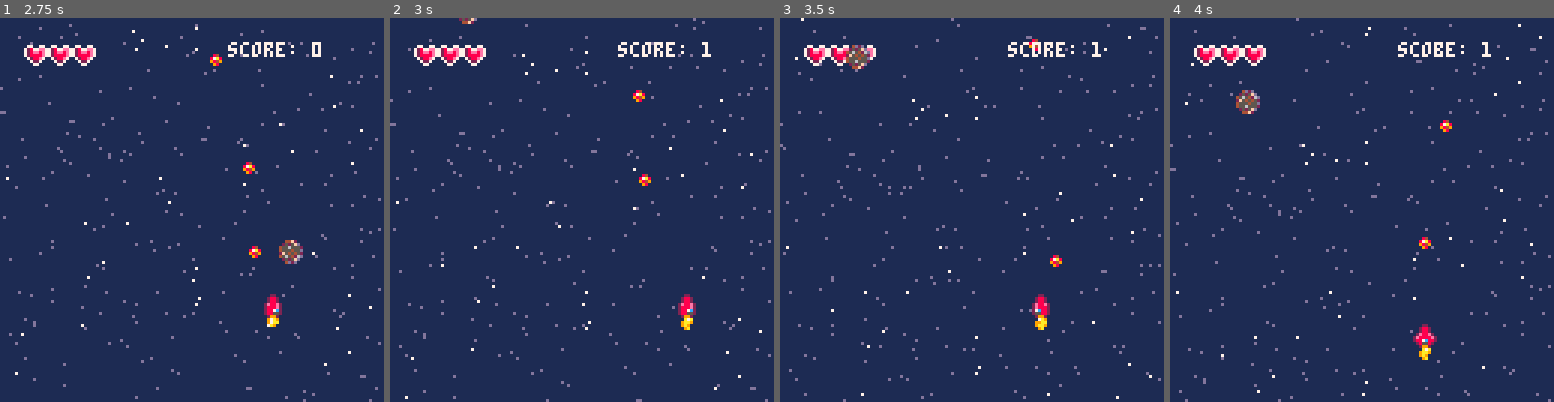
Above: before the commit, frames 1-4 (left to right).
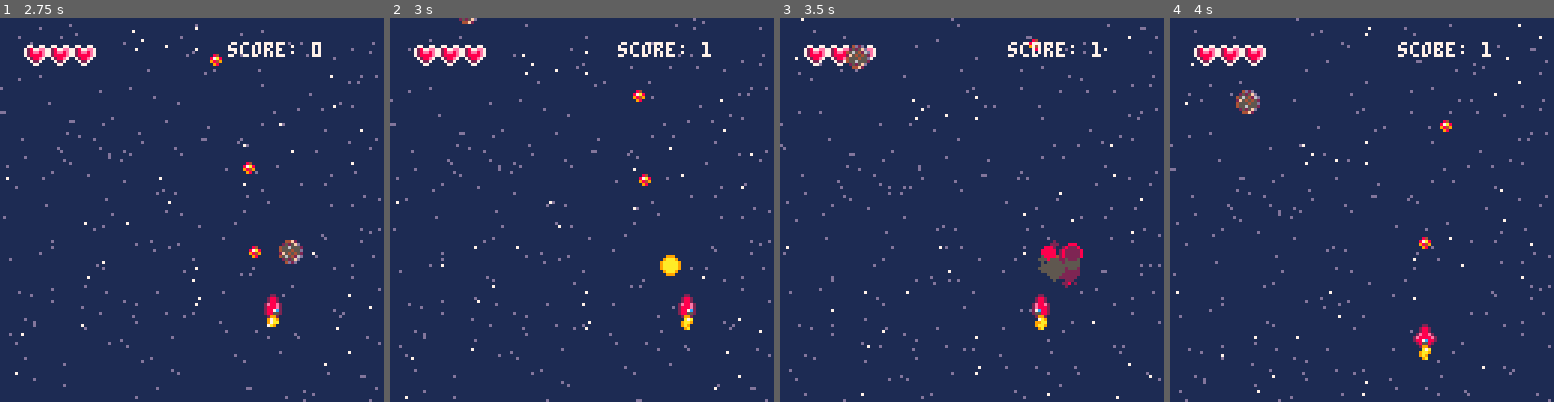
Above: after the commit, the same moments.

Repository: ivangiubilei/spaceshooter
Game: PICO-8 cartridge spaceshooter.p8
Two runs of this game, one before a commit and one after it. Both use one fixed random seed, a clock stepped at 60 frames per second and the inputs below.
Inputs:
- Up to frame 1 (2.75 s): tap X (X key) at 0.33, 1.07, 1.85 s; tap O (Z key) at 0.7, 1.7, 2.1, 2.5 s; hold Right 1.6-2.1 s; hold Up 2.15-2.42 s; hold Right from 2.47 s (still down)
- Up to frame 2 (3 s): keep holding Right; tap O (Z key) at 2.9 s; tap X (X key) at 2.97 s
- Up to frame 3 (3.5 s): release Right at 3.03 s; hold Left from 3.08 s (still down); tap O (Z key) at 3.3 s
- Up to frame 4 (4 s): release Left at 3.58 s; hold Down 3.63-3.97 s; tap O (Z key) at 3.7 s

Frame 1 is identical in both runs. In frame 2, 0.2% of the frame differs, in the area x 70-76%, y 61-68%; in frame 3, 0.9%, in the area x 67-79%, y 57-71%; in frame 4, nothing differs.

Commit message:
added explosion particles

Diff:
--- a/spaceshooter.p8
+++ b/spaceshooter.p8
@@ -12,6 +12,7 @@
 	init_starfield()
 	init_enemies()
 	init_shoot()
+	init_particles()
 
 	frame_counter = 0
 end
@@ -44,6 +45,7 @@
 		draw_health()
 		bullet_draw()
 		draw_enemies()
+		draw_explosion()
 		draw_score(score)
 
 
@@ -275,9 +277,11 @@
 		end
 	end
 
+	-- enemy-bullet collision
 	for enemy in all(enemies) do
 		for bullet in all(bullet_list) do
 			if collision(enemy, bullet) then
+				update_explosion(enemy)
 				del(enemies, enemy)
 				del(bullet_list, bullet)
 				score += 1
@@ -359,31 +363,205 @@
 -->8
 -- particles
 
-…(28 lines of a section not shown)…
+function init_particles()
+	explosion_p = {}
+
+end
+
+function update_explosion(en)
+	for i=1, 20 do
+		local particle = {
+			x=en.x,
+			y=en.y,
+			xsp=rnd(4)-2,
+			ysp=rnd(4)-2,
+			rad=rnd(3),
+			size=rnd(4),
+			life=rnd(15)
+		}
+		add(explosion_p, particle)
+	end
+end
+
+function draw_explosion()
+	for p in all(explosion_p) do
+		p.life += 1
+
+		local colors = {7, 10, 9, 8, 2, 5}
+
+		-- choose color based on life
+		local index = flr(p.life / 5) + 1
+
+		if index <= #colors then
+		    circfill(p.x, p.y, p.size, colors[index])
+		end
+
+		p.x += p.xsp
+		p.y += p.ysp
+		p.xsp *= 0.7
+		p.ysp *= 0.7
+		if p.life > 30 then
+   del(particles, p)
+  end
+	end
+end
+…(160 lines of a section not shown)…
Not shown, changed: 130 lines of the sprite sheet (__gfx__) section of spaceshooter.p8
Not shown, changed: the thumbnail (__label__) section of spaceshooter.p8
